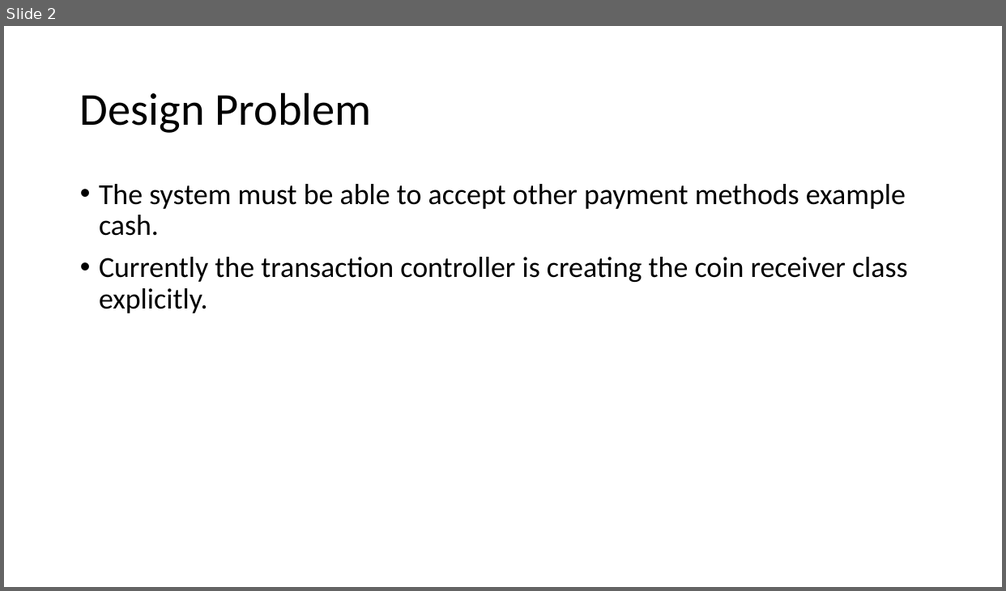
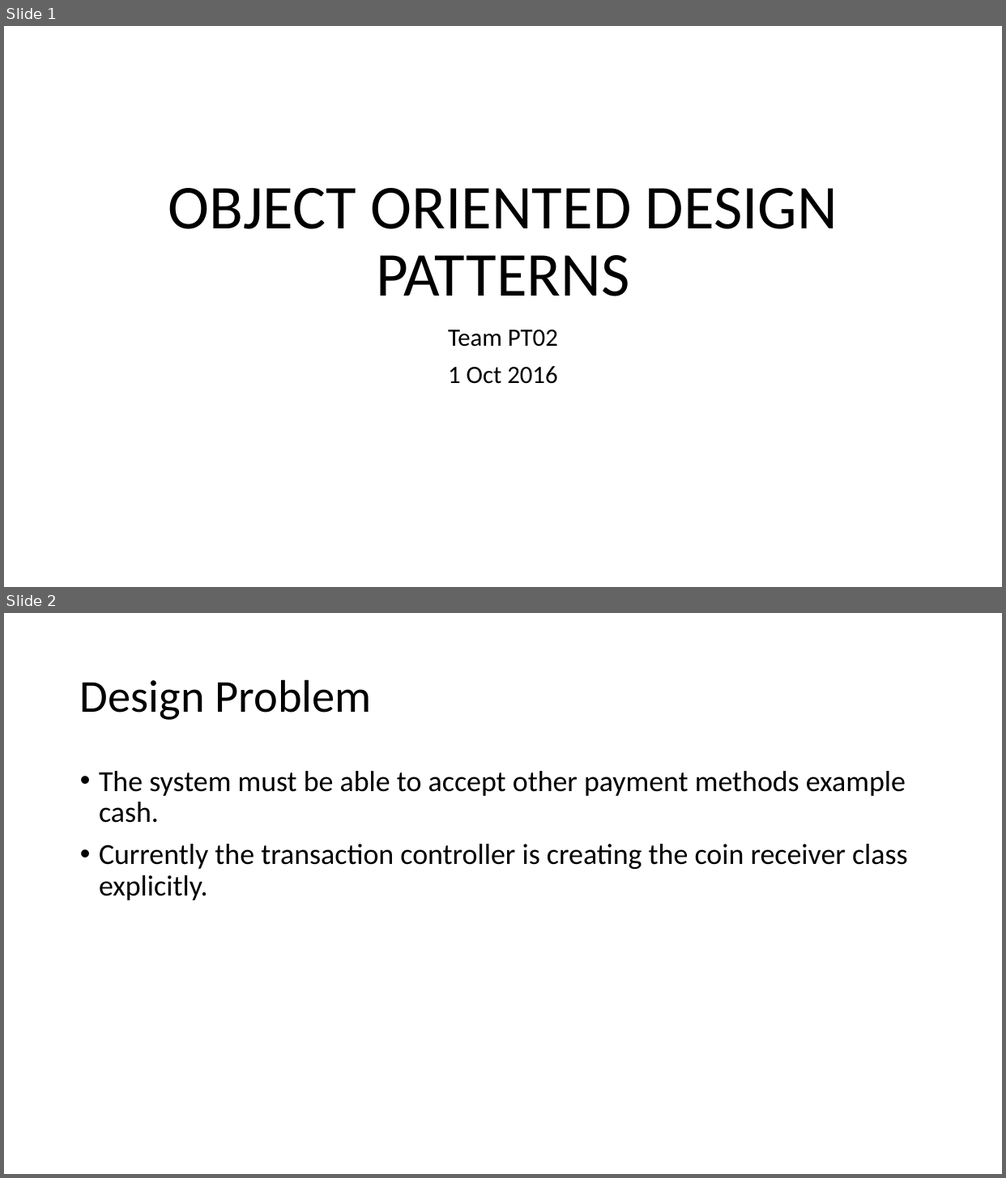
Before and after one commit to shengkiat/OODP, a slide deck: 1 Oct 2016.pptx. Shown one above the other, each under a label of ours: slide 2 before the commit, slides 1 and 2 after it. The pictures are 1006x591 and 1006x1178 pixels, drawn with LibreOffice and Linux fonts; fonts in the diff are those of the drawing. Boxes give left, top, right and bottom in pixels: in the first picture for what was removed or moved away, otherwise in the second. Text is boxed around its words. In the diff, an @@ line names an element or a change of style, - is before the commit and + after.

```diff
--- a/1 Oct 2016.pptx
+++ b/1 Oct 2016.pptx
@@ slide 1 added at box(4, 26, 1002, 587), background #FFFFFF @@
@@ title added at box(168, 188, 837, 297), 60 pt, text #000000 @@
+OBJECT ORIENTED DESIGN PATTERNS
@@ subtitle added at box(448, 330, 558, 384), 24 pt, text #000000 @@
+Team PT02
+1 Oct 2016
```
Also in this commit, not shown: 1 slide removed.
